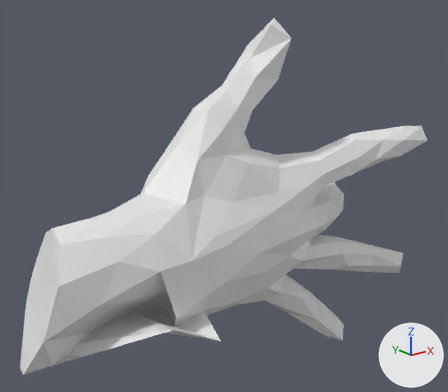
What one commit did to the OBJ model mesh_cnn/datasets/random_walks/T512.obj.
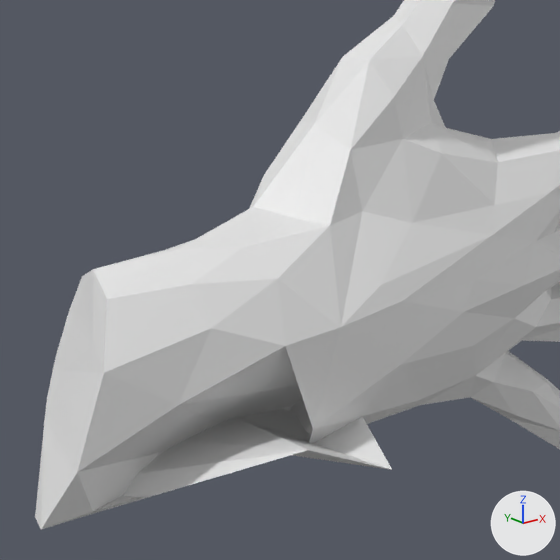
Each version is shown whole from a 50 mm camera at (-1.409, -1.64, 0.791) aimed at (-0.027, 0.087, 0.1), then close up on the part from 0% to 70% of the width and 20% to 100% of the height. Lighting does not change. The marker at lower right points along +X, +Y and +Z. Where no turn or scale is listed for an object, it has been applied to the vertices.

The older version as bpy lines, for what is in view:
```python
me_t512 = bpy.data.meshes.new('T512')
me_t512.from_pydata(...)  # 252 vertices, 500 faces; spans x -0.87..0.83, y -0.3..0.43, z -0.62..0.74
ob_t512 = bpy.data.objects.new('T512', me_t512)
ob_t512.location = (0.0, 0.0, 0.0)
```
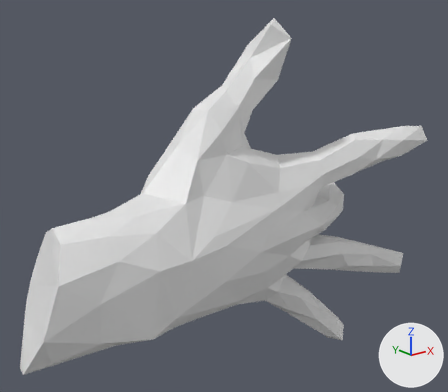
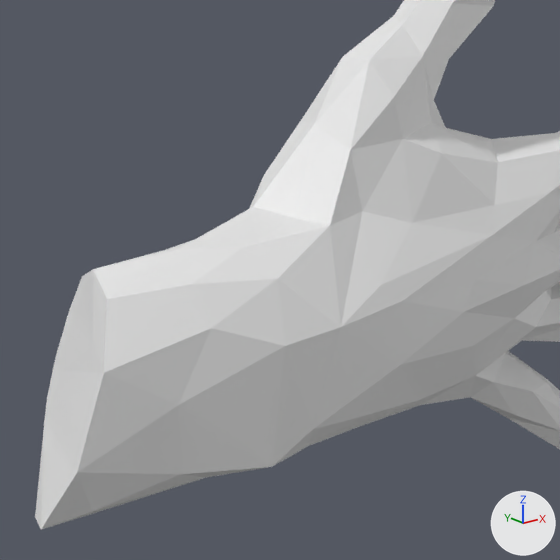
Where the change shows, as pixel boxes [x1, y1, x2, y2] in the close-ups (560 x 560 px; the box of a moved part takes in the faces that stretch with it):
part 1 of me_t512, moved or reshaped: before [77, 346, 392, 514]; after [77, 346, 313, 514]

Patch to the scene script:
```diff
--- a/mesh_cnn/datasets/random_walks/T512.obj.py
+++ b/mesh_cnn/datasets/random_walks/T512.obj.py
@@ me_t512 @@
 me_t512.from_pydata(...)  # 252 vertices, 500 faces; spans x -0.87..0.83, y -0.3..0.43, z -0.62..0.74
 # used by ob_t512; location = (0.0, 0.0, 0.0)
-me_t512.vertices[214].co = (-0.28, -0.05, -0.16)
-me_t512.vertices[219].co = (-0.35, -0.3, -0.21)  # pixel (392, 469)
-me_t512.vertices[221].co = (-0.42, -0.09, -0.25)  # pixel (290, 455)
-me_t512.vertices[225].co = (-0.52, -0.29, -0.12)  # pixel (308, 450)
-me_t512.vertices[243].co = (-0.37, 0.17, -0.33)
+# me_t512 part 1
+me_t512.vertices[214].co = (-0.52, -0.18, -0.2)  # pixel (272, 466)
+me_t512.vertices[219].co = (-0.49, -0.08, -0.23)
+me_t512.vertices[221].co = (-0.6, -0.1, -0.23)  # pixel (205, 477)
+me_t512.vertices[225].co = (-0.65, 0.01, -0.27)
+me_t512.vertices[243].co = (-0.67, -0.13, -0.18)  # pixel (180, 474)
```
